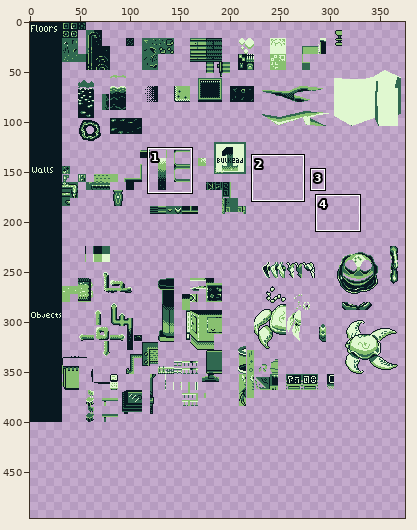
Two states of a pixel-art file, assets/backgrounds/Tilesets/First.ase. Above: a wide view before the commit, with the close-up outlined.
Close-up. Before:
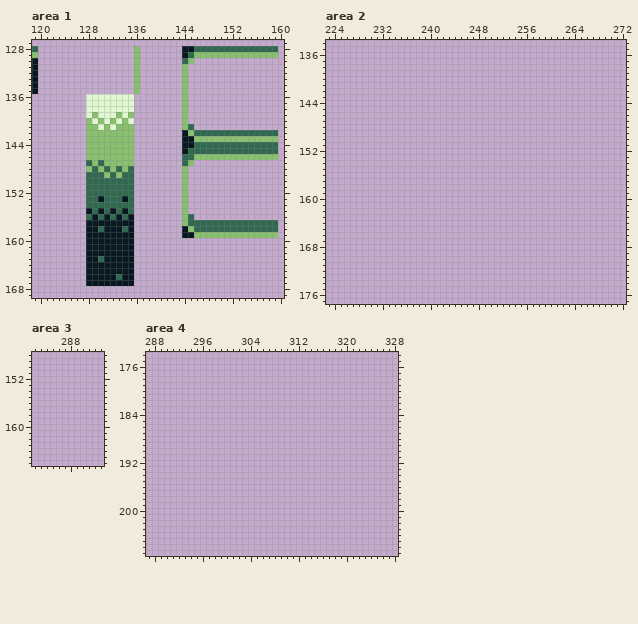
384x400 pixels, 1 frame. Shown: area 1: x 119..160, y 127..169; area 2: x 223..272, y 134..177; area 3: x 282..293, y 148..166; area 4: x 287..328, y 174..207. The old version is drawn lined up with the new one, on the new canvas. The wide view leaves out empty margins. The commit also changed other parts of the picture, which this record leaves out.
New version:
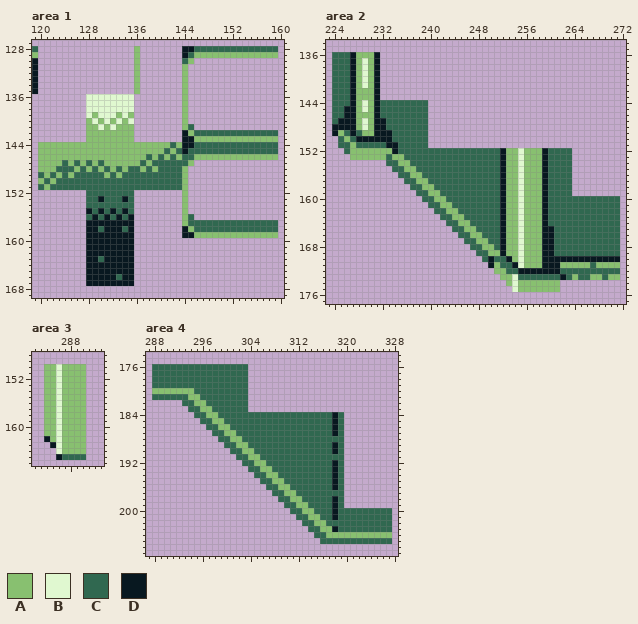
Palette (. is transparent): A #88c070  B #e0f8d0  C #306850  D #081820
Diff:
canvas 384x400 -> 664x496
--- area 1
@@ x 119..145 @@
 143 .........AAAAAAAA........DD
-144 .........AAAAAAAA........DD
-145 .........AAAAAAAA........DC
-146 .........AAAAAAAA........CC
-147 .........CACAAAAA........CA
-148 .........ACACACAC........A.
-149 .........CCCACACC........A.
-150 .........CCCCCCCC........A.
-151 .........CCCCCCCC........A.
+144 .AAAAAAAAAAAAAAAAAAAAAACADD
+145 .AAAAAAAAAAAAAAAAAAAAACACDC
+146 .AAAAAAAAAAAAAAAAAACACACACC
+147 .AAAACACACACAAAAAACACCCCCCA
+148 .AAACCCACACACACACCACACCCCA.
+149 .CACACACCCCCACACCCCCCCCCCA.
+150 .ACACCCCCCCCCCCCCCCCCCCCCA.
+151 .CACCCCCCCCCCCCCCCCCCCCCCA.
 152 .........CCCCCCCC........A.
--- area 2
@@ x 223..272 @@
 135 ..................................................
-136 ..................................................
-137 ..................................................
-138 ..................................................
-139 ..................................................
-140 ..................................................
-141 ..................................................
-142 ..................................................
-143 ..................................................
-144 ..................................................
-145 ..................................................
-146 ..................................................
-147 ..................................................
-148 ..................................................
-149 ..................................................
-150 ..................................................
-151 ..................................................
-152 ..................................................
-153 ..................................................
-154 ..................................................
-155 ..................................................
-156 ..................................................
-157 ..................................................
-158 ..................................................
-159 ..................................................
-160 ..................................................
-161 ..................................................
-162 ..................................................
-163 ..................................................
-164 ..................................................
-165 ..................................................
-166 ..................................................
-167 ..................................................
-168 ..................................................
-169 ..................................................
-170 ..................................................
-171 ..................................................
-172 ..................................................
-173 ..................................................
-174 ..................................................
-175 ..................................................
+136 .CCCDAAAD.........................................
+137 .CCCDABAD.........................................
+138 .CCCDABAD.........................................
+139 .CCCDABAD.........................................
+140 .CCCDABAD.........................................
+141 .CCCDABAD.........................................
+142 .CCCDAAAD.........................................
+143 .CCCDAAAD.........................................
+144 .CCCDABADCCCCCCCC.................................
+145 .CCDDABADCCCCCCCC.................................
+146 .CCDDAAADCCCCCCCC.................................
+147 .CDDDABADDCCCCCCC.................................
+148 .DDDDABADDCCCCCCC.................................
+149 .DACDCAADDDCCCCCC.................................
+150 ..CACDDDDDDCCCCCC.................................
+151 ..CCACCCCCDDCCCCC.................................
+152 ...CAAAAAAADCCCCCCCCCCCCCCCCCDAABAAADCCCC.........
+153 ....AAAAAACAACCCCCCCCCCCCCCCCDAABAAADCCCC.........
+154 ..........CCAACCCCCCCCCCCCCCCDAABAAADCCCC.........
+155 ...........CCAACCCCCCCCCCCCCCDAABAAADCCCC.........
+156 ............CCAACCCCCCCCCCCCCDAABAAADCCCC.........
+157 .............CCAACCCCCCCCCCCCDAABAAADCCCC.........
+158 ..............CCAACCCCCCCCCCCDAABAAADCCCC.........
+159 ...............CCAACCCCCCCCCCDAABAAADCCCC.........
+160 ................CCAACCCCCCCCCDAABAAADCCCCCCCCCCCC.
+161 .................CCAACCCCCCCCDAABAAADCCCCCCCCCCCC.
+162 ..................CCAACCCCCCCDAABAAADCCCCCCCCCCCC.
+163 ...................CCAACCCCCCDAABAAADCCCCCCCCCCCC.
+164 ....................CCAACCCCCDAABAAADCCCCCCCCCCCC.
+165 .....................CCAACCCCDAABAAADDCCCCCCCCCCC.
+166 ......................CCAACCCDAABAAADDCCCCCCCCCCC.
+167 .......................CCAACCDAABAAADDCCCCCCCCCCC.
+168 ........................CCAACDAABAAADDCCCCCCCCCCC.
+169 .........................CCAADAABAAADDCCCCCCCCCCC.
+170 ..........................CDCCDABAAADDDDDDDDDDDDD.
+171 ...........................DACCDBAAADDDAAAAACAAAA.
+172 ............................AACCDDDDDDDCCCCCCCCCC.
+173 .............................AABCCCCCCCDCACCAACAA.
+174 ..............................ABAAAAAAA...........
+175 ...............................BAAAAAAA...........
 176 ..................................................
--- area 3
@@ x 282..293 @@
 149 ............
-150 ............
-151 ............
-152 ............
-153 ............
-154 ............
-155 ............
-156 ............
-157 ............
-158 ............
-159 ............
-160 ............
-161 ............
-162 ............
-163 ............
-164 ............
-165 ............
+150 ..AABAAAA...
+151 ..AABAAAA...
+152 ..AABAAAA...
+153 ..AABAAAA...
+154 ..AABAAAA...
+155 ..AABAAAA...
+156 ..AABAAAA...
+157 ..AABAAAA...
+158 ..AABAAAA...
+159 ..AABAAAA...
+160 ..AABAAAA...
+161 ..AABAAAA...
+162 ..DABAAAA...
+163 ...DBAAAA...
+164 ....BAAAA...
+165 ....DCCCC...
 166 ............
--- area 4
@@ x 287..328 @@
 175 ..........................................
-176 ..........................................
-177 ..........................................
-178 ..........................................
-179 ..........................................
-180 ..........................................
-181 ..........................................
-182 ..........................................
-183 ..........................................
-184 ..........................................
-185 ..........................................
-186 ..........................................
-187 ..........................................
-188 ..........................................
-189 ..........................................
-190 ..........................................
-191 ..........................................
-192 ..........................................
-193 ..........................................
-194 ..........................................
-195 ..........................................
-196 ..........................................
-197 ..........................................
-198 ..........................................
-199 ..........................................
-200 ..........................................
-201 ..........................................
-202 ..........................................
-203 ..........................................
-204 ..........................................
-205 ..........................................
+176 .CCCCCCCCCCCCCCCC.........................
+177 .CCCCCCCCCCCCCCCC.........................
+178 .CCCCCCCCCCCCCCCC.........................
+179 .CCCCCCCCCCCCCCCC.........................
+180 .AAAAAAACCCCCCCCC.........................
+181 .CCCCCCAACCCCCCCC.........................
+182 ......CCAACCCCCCC.........................
+183 .......CCAACCCCCC.........................
+184 ........CCAACCCCCCCCCCCCCCCCCCCDC.........
+185 .........CCAACCCCCCCCCCCCCCCCCCDC.........
+186 ..........CCAACCCCCCCCCCCCCCCCCDC.........
+187 ...........CCAACCCCCCCCCCCCCCCCDC.........
+188 ............CCAACCCCCCCCCCCCCCCCC.........
+189 .............CCAACCCCCCCCCCCCCCDC.........
+190 ..............CCAACCCCCCCCCCCCCDC.........
+191 ...............CCAACCCCCCCCCCCCCC.........
+192 ................CCAACCCCCCCCCCCDC.........
+193 .................CCAACCCCCCCCCCDC.........
+194 ..................CCAACCCCCCCCCDC.........
+195 ...................CCAACCCCCCCCDC.........
+196 ....................CCAACCCCCCCDC.........
+197 .....................CCAACCCCCCCC.........
+198 ......................CCAACCCCCDC.........
+199 .......................CCAACCCCDC.........
+200 ........................CCAACCCDCCCCCCCCC.
+201 .........................CCAACCDCCCCCCCCC.
+202 ..........................CCAACCCCCCCCCCC.
+203 ...........................CCAADCCCCCCCCC.
+204 ............................CCAAAAAAAAAAA.
+205 .............................CCCCCCCCCCCC.
 206 ..........................................
Pixel boxes of the changes (left, top, right, bottom) in both close-ups:
added: (38, 142, 86, 190)
added: (134, 142, 182, 190)
added: (332, 52, 620, 292)
added: (44, 364, 86, 460)
added: (152, 364, 392, 544)
